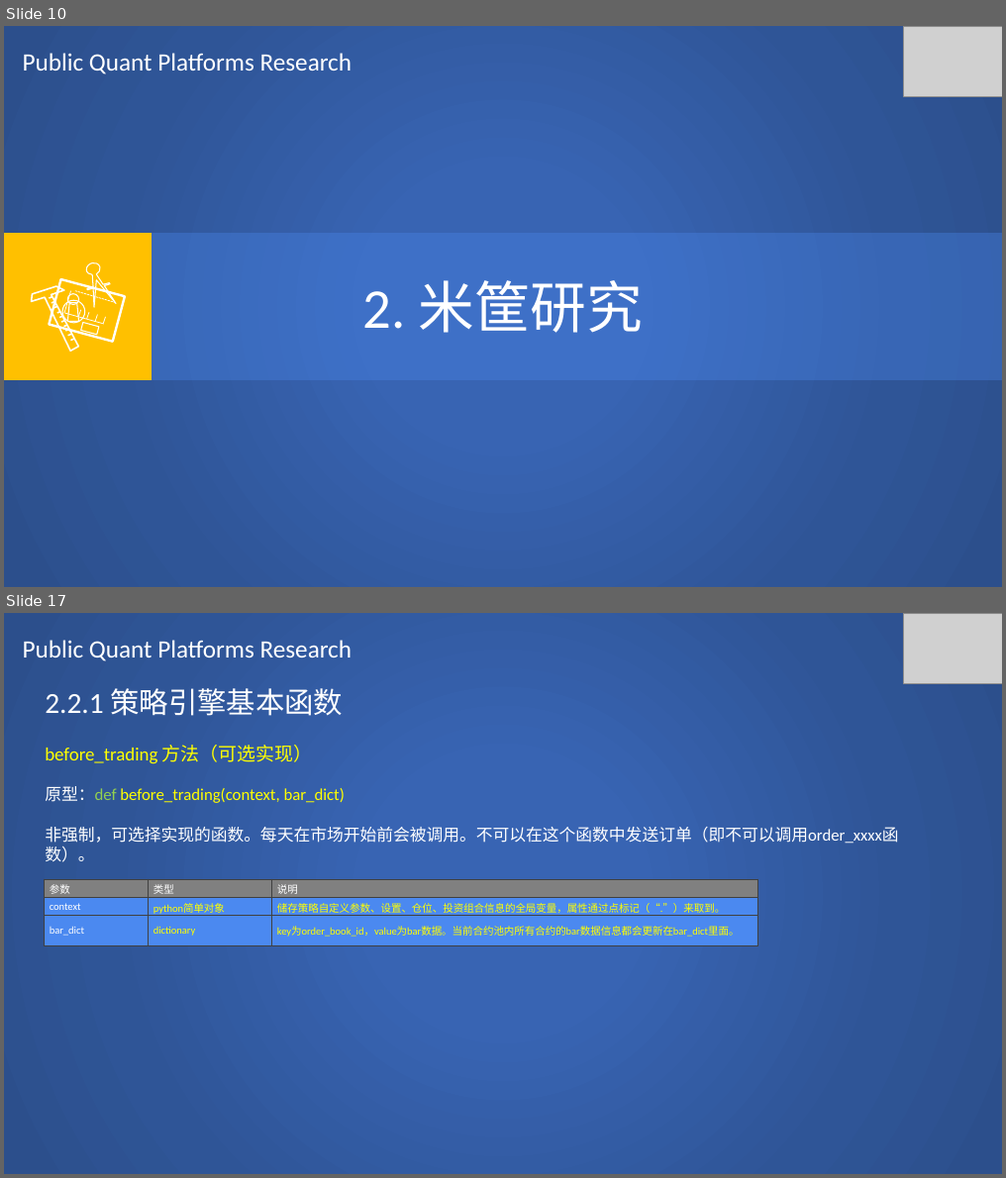
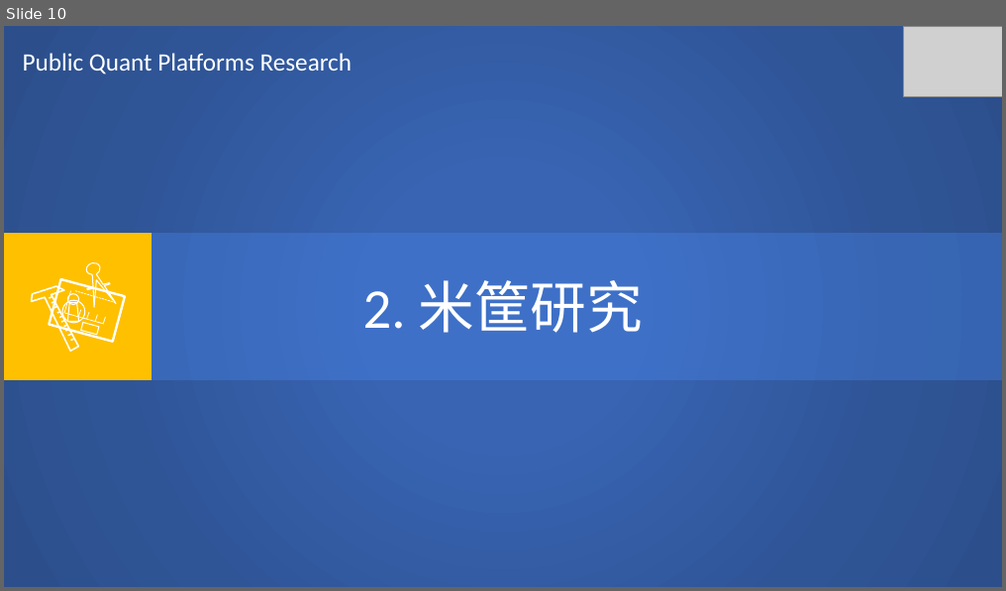
Before and after one commit to SCITLAS/Stellar, a slide deck: Stellar_0.1/documents/public_quant_platforms_research.pptx. Shown one above the other, each under a label of ours: slides 10 and 17 before the commit, slide 10 after it; the slides between them are not shown. The pictures are 1006x1178 and 1006x591 pixels, drawn with LibreOffice and Linux fonts; fonts in the diff are those of the drawing; grey boxes stand for pictures. Boxes give left, top, right and bottom in pixels: in the first picture for what was removed or moved away, otherwise in the second. Text is boxed around its words. In the diff, an @@ line names an element or a change of style, - is before the commit and + after.

Commit message:
Ricequant research 20% done

```diff
--- a/Stellar_0.1/documents/public_quant_platforms_research.pptx
+++ b/Stellar_0.1/documents/public_quant_platforms_research.pptx
@@ slide 17 removed at <box>4,613,1002,1174</box>, background #FFFFFF @@
@@ rectangle removed at <box>4,613,1002,1174</box> @@
@@ text removed at <box>23,640,351,662</box> @@
-Public Quant Platforms Research
@@ picture removed at <box>903,613,1002,683</box> @@
@@ text removed at <box>45,688,898,862</box> @@
-2.2.1 策略引擎基本函数
-before_trading 方法（可选实现）
-原型：def before_trading(context, bar_dict)
-非强制，可选择实现的函数。每天在市场开始前会被调用。不可以在这个函数中发送订单（即不可以调用order_xxxx函数）。
@@ table removed at <box>44,879,758,941</box>, 3 rows, 3 columns @@
-参数 | 类型 | 说明
-context | python简单对象 | 储存策略自定义参数、设置、仓位、投资组合信息的全局变量，属性通过点标记（“.”）来取到。
-bar_dict | dictionary | key为order_book_id，value为bar数据。当前合约池内所有合约的bar数据信息都会更新在bar_dict里面。
```
Also in this commit, not shown: 3 slides changed, 18 other slides removed, 2 other files.
